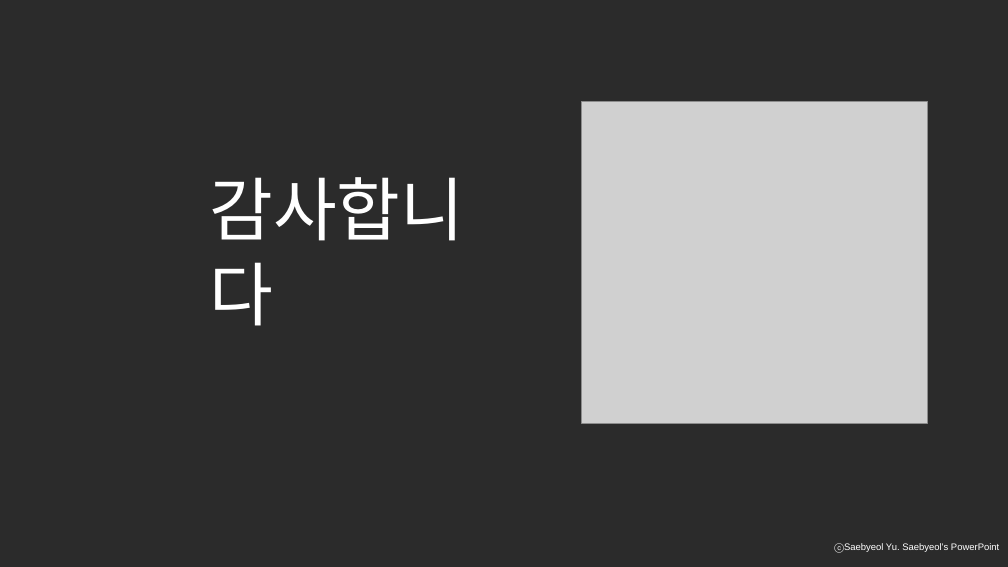
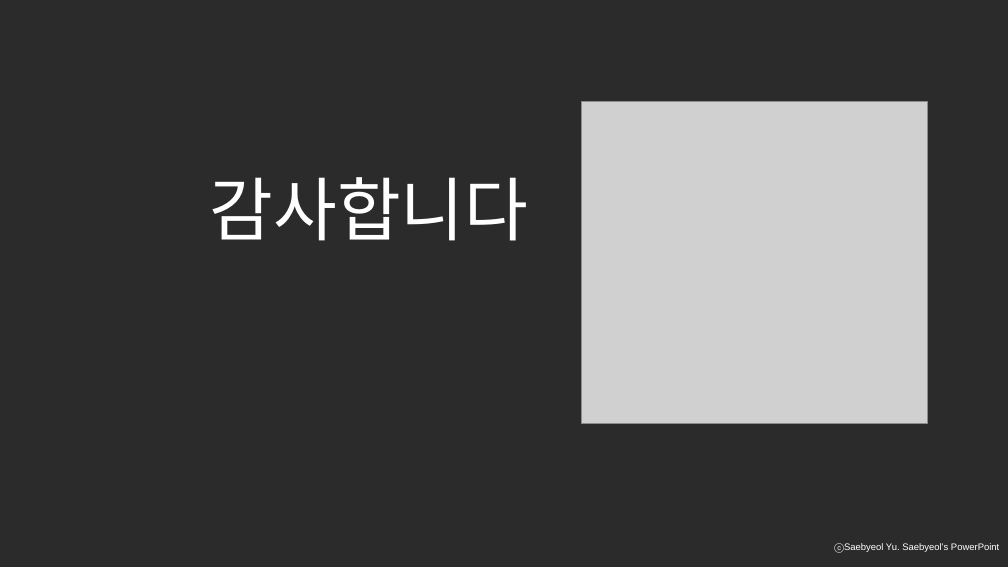
Before and after one commit to shinht97/steamsavemoney, a slide deck: slide 21 of 지갑지킴이_발표자료.pptx (slide 19 before the commit). Drawn at 1008x567 pixels with LibreOffice and Linux fonts; fonts in the diff are those of the drawing; grey boxes stand for pictures; background and template pictures are left out; a plain dark background stands for a picture behind light text. Boxes give left, top, right and bottom in pixels: in the first picture for what was removed or moved away, otherwise in the second. Text is boxed around its words. In the diff, an @@ line names an element or a change of style, - is before the commit and + after.

```diff
--- a/지갑지킴이_발표자료.pptx
+++ b/지갑지킴이_발표자료.pptx
@@ text at [210,177,529,241]: text changed @@
-감사합니
+감사합니다
@@ text removed at [210,262,274,326] @@
-다
```
Also in this commit, not shown: 15 other slides changed, 3 slides added, 1 slide removed, 5 other files.
